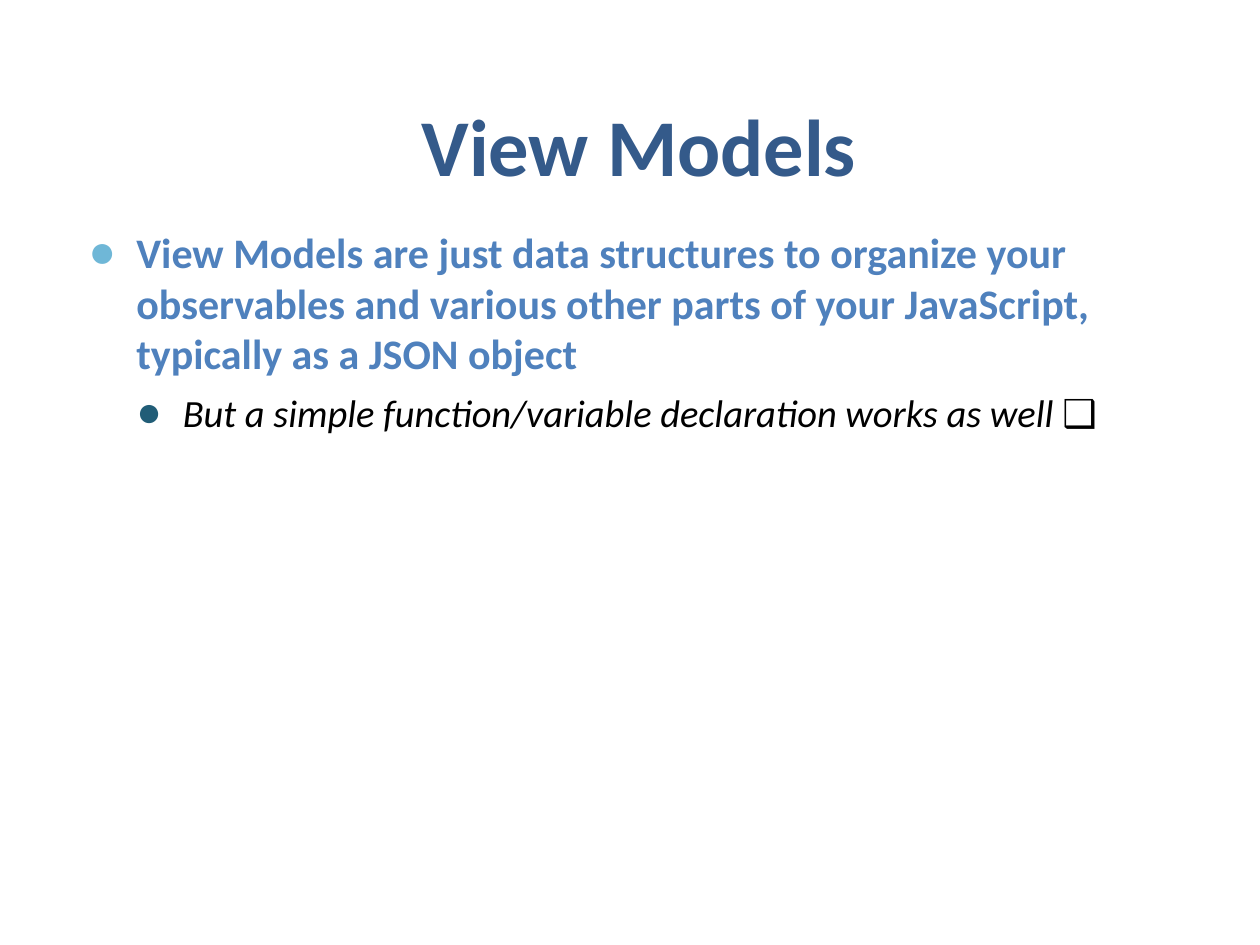
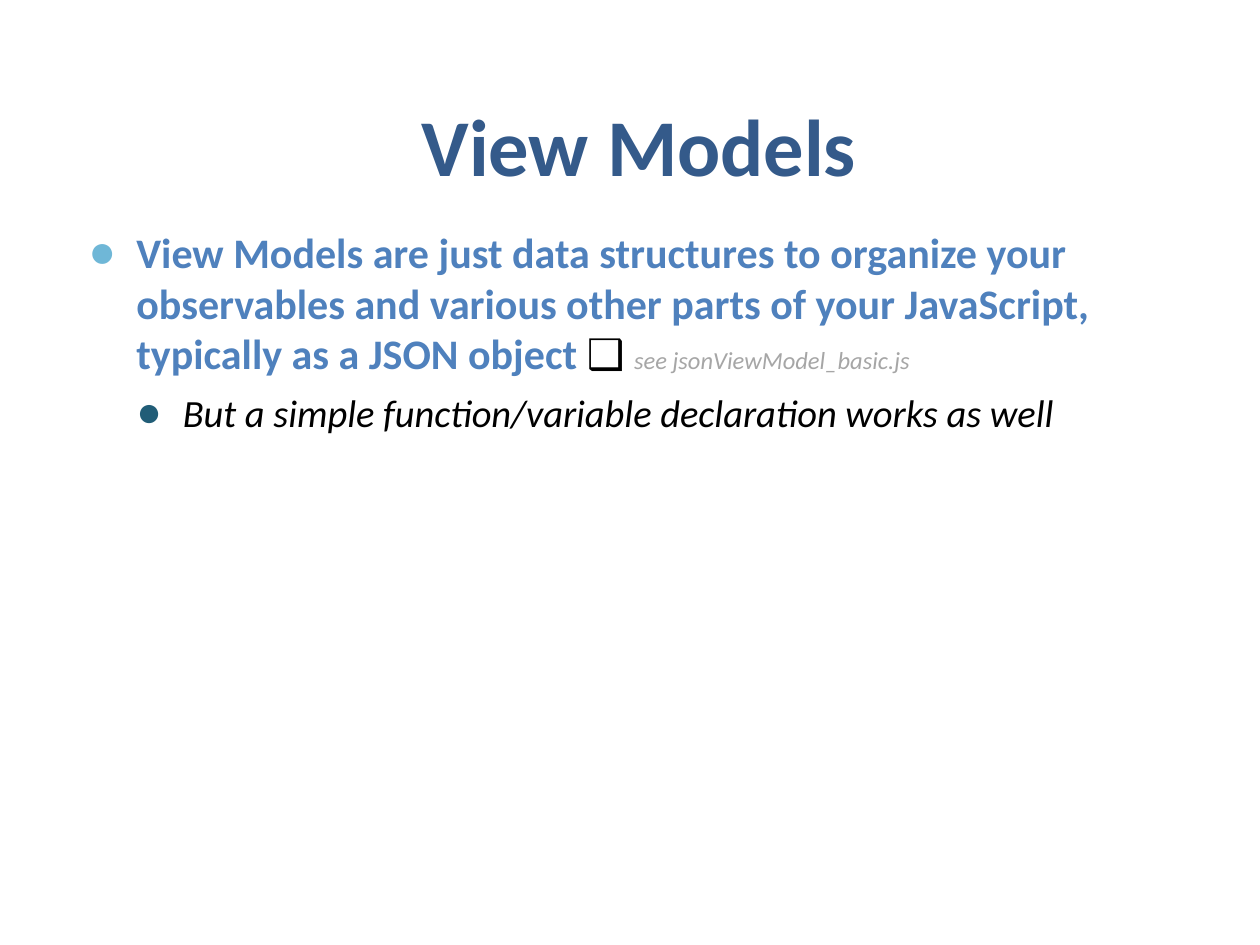
Before and after one commit to samnau/knockout-templating, a slide deck: slide 3 of Knockout Templating - slides.pptx (slide 4 before the commit). Drawn at 1260x945 pixels with LibreOffice and Linux fonts; fonts in the diff are those of the drawing; background and template pictures are left out. Boxes give left, top, right and bottom in pixels: in the first picture for what was removed or moved away, otherwise in the second. Text is boxed around its words. In the diff, an @@ line names an element or a change of style, - is before the commit and + after.

```diff
--- a/Knockout Templating - slides.pptx
+++ b/Knockout Templating - slides.pptx
@@ text at (x1=136, y1=238, x2=1089, y2=434): text changed @@
-● View Models are just data structures to organize your observables and various other parts of your JavaScript, typically as a JSON object
-  ● But a simple function/variable declaration works as well ❑
+● View Models are just data structures to organize your observables and various other parts of your JavaScript, typically as a JSON object ❑ see jsonViewModel_basic.js
+  ● But a simple function/variable declaration works as well
```
Also in this commit, not shown: 9 other slides changed, 1 slide removed, 1 other file.
